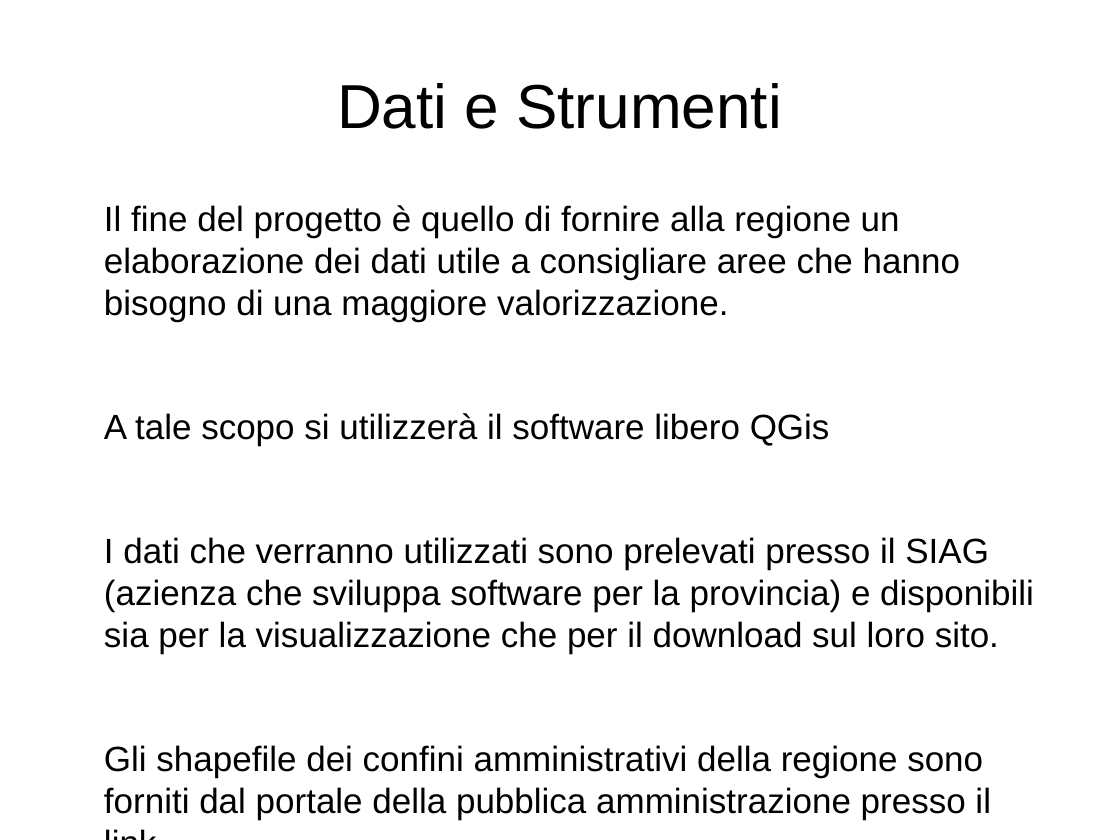
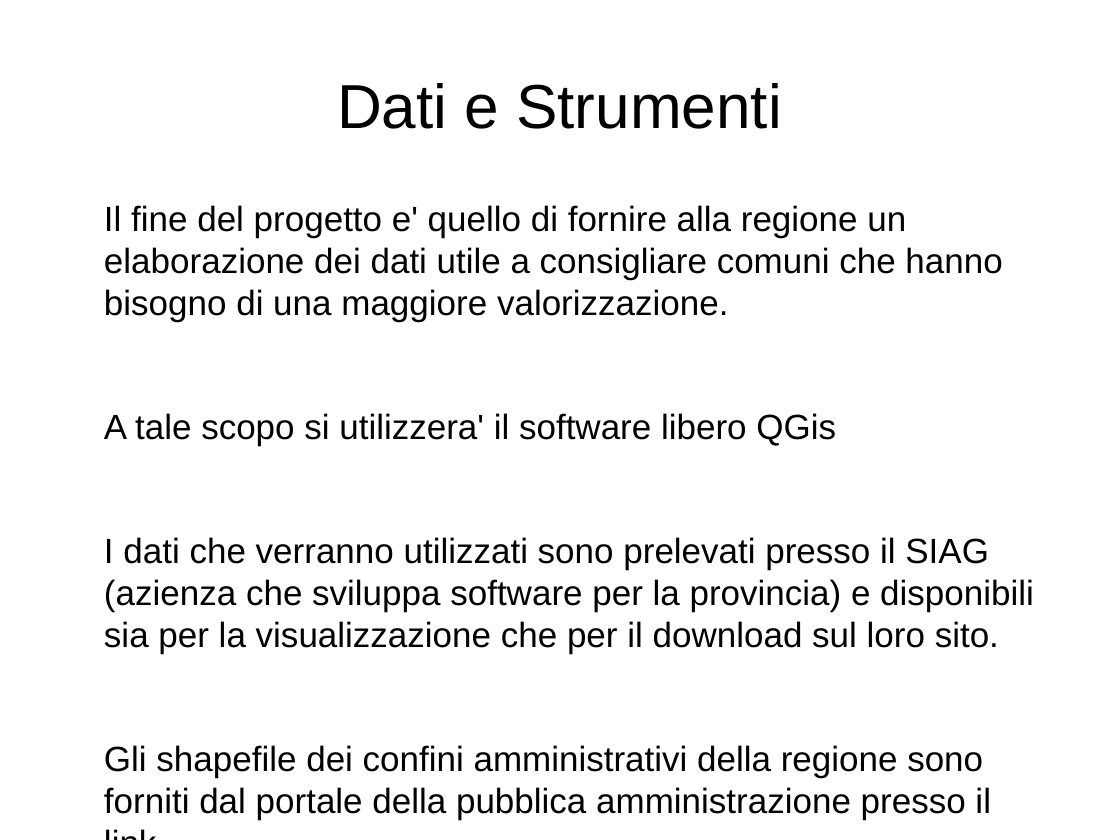
Before and after one commit to MascioSpam/esame_bdt, a slide deck: slide 3 of relazione.odp. Drawn at 1120x840 pixels with LibreOffice and Linux fonts; fonts in the diff are those of the drawing. Boxes give left, top, right and bottom in pixels: in the first picture for what was removed or moved away, otherwise in the second. Text is boxed around its words. In the diff, an @@ line names an element or a change of style, - is before the commit and + after.

```diff
--- a/relazione.odp
+++ b/relazione.odp
@@ text at (104, 205, 1002, 446): text changed @@
-Il fine del progetto è quello di fornire alla regione un elaborazione dei dati utile a consigliare aree che hanno bisogno di una maggiore valorizzazione.
-A tale scopo si utilizzerà il software libero QGis
+Il fine del progetto e' quello di fornire alla regione un elaborazione dei dati utile a consigliare comuni che hanno bisogno di una maggiore valorizzazione.
+A tale scopo si utilizzera' il software libero QGis
```
Also in this commit, not shown: 6 other slides changed, 5 slides added, 4 slides removed, 1 other file.
